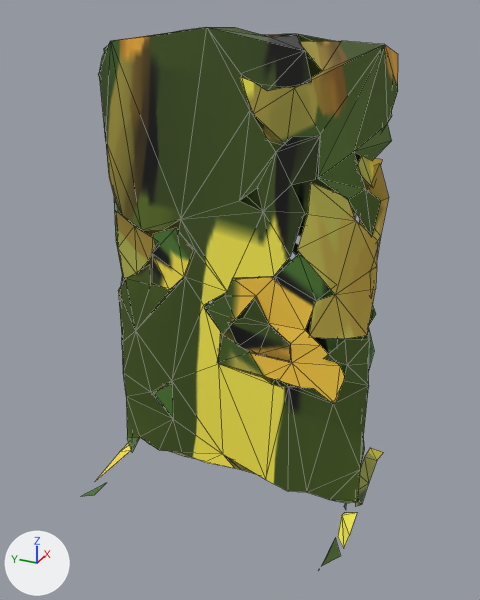
The Blender file modely/mobil/mobil.blend as it was, and as the next commit left it.
The view is the same before and after, from a 50 mm camera at (-0.663, -0.281, 0.637) aimed at (0.044, 0.037, 0.283). Lighting does not change. The marker at lower left points along +X, +Y and +Z. Mesh edges are drawn as thin lines.

Script lines for the objects in view, before the commit:
```python
me_mesh_0 = bpy.data.meshes.new('Mesh_0')
me_mesh_0.from_pydata(...)  # 16791 vertices, 30473 faces, 20 loose edges; spans x -0.212..0.243, y -0.553..0.102, z -0.021..0.991
me_mesh_0.materials.append(mat_materiál)  # picture img_test_png
ob_mesh_0 = bpy.data.objects.new('Mesh_0', me_mesh_0)
ob_mesh_0.location = (0.038, 0.184, 0.013)
ob_mesh_0.scale = (0.597, 0.597, 0.597)
_m = ob_mesh_0.modifiers.new('Decimovat', 'DECIMATE')
_m.ratio = 0.01
```
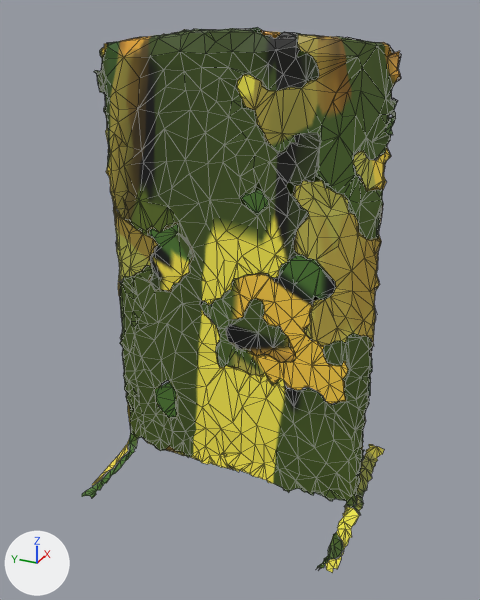
Diff of the bpy script that builds the scene:
```diff
--- a/modely/mobil/mobil.blend.py
+++ b/modely/mobil/mobil.blend.py
@@ ob_mesh_0 @@
 _m = ob_mesh_0.modifiers.new('Decimovat', 'DECIMATE')
-_m.ratio = 0.01
+_m.ratio = 0.1
```

Pixel boxes [x1, y1, x2, y2] of what changed, in the pictures (480 x 600 px):
'Mesh_0', modifiers changed: before [81, 27, 398, 566]; after [82, 28, 401, 573]
